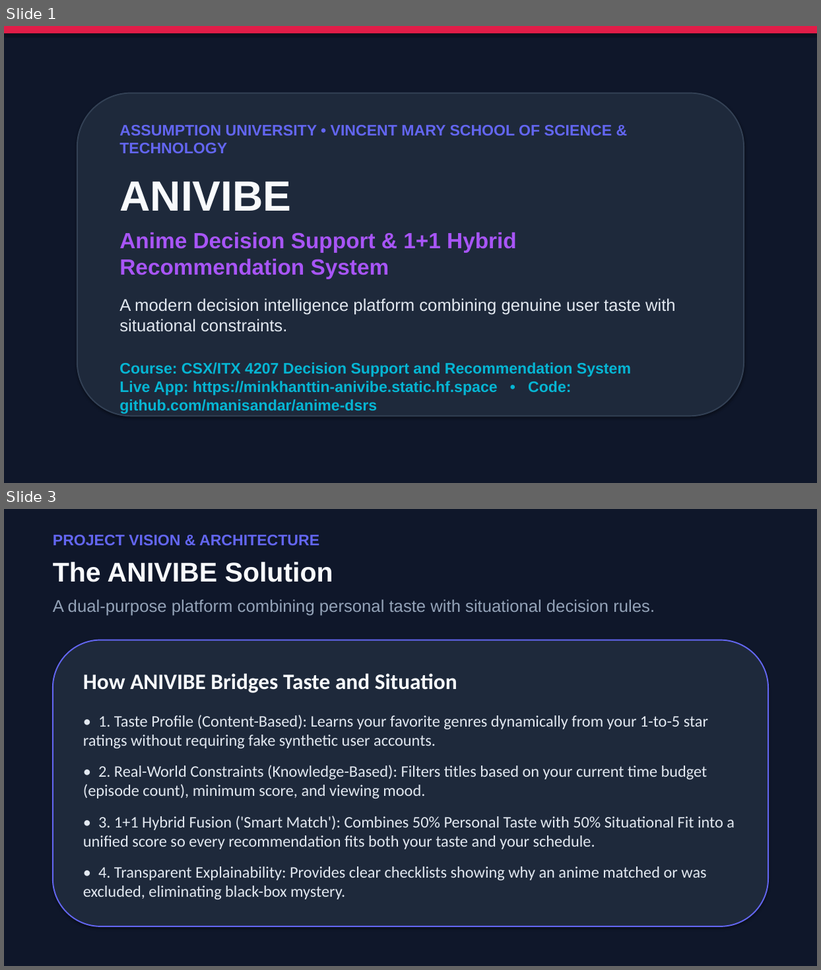
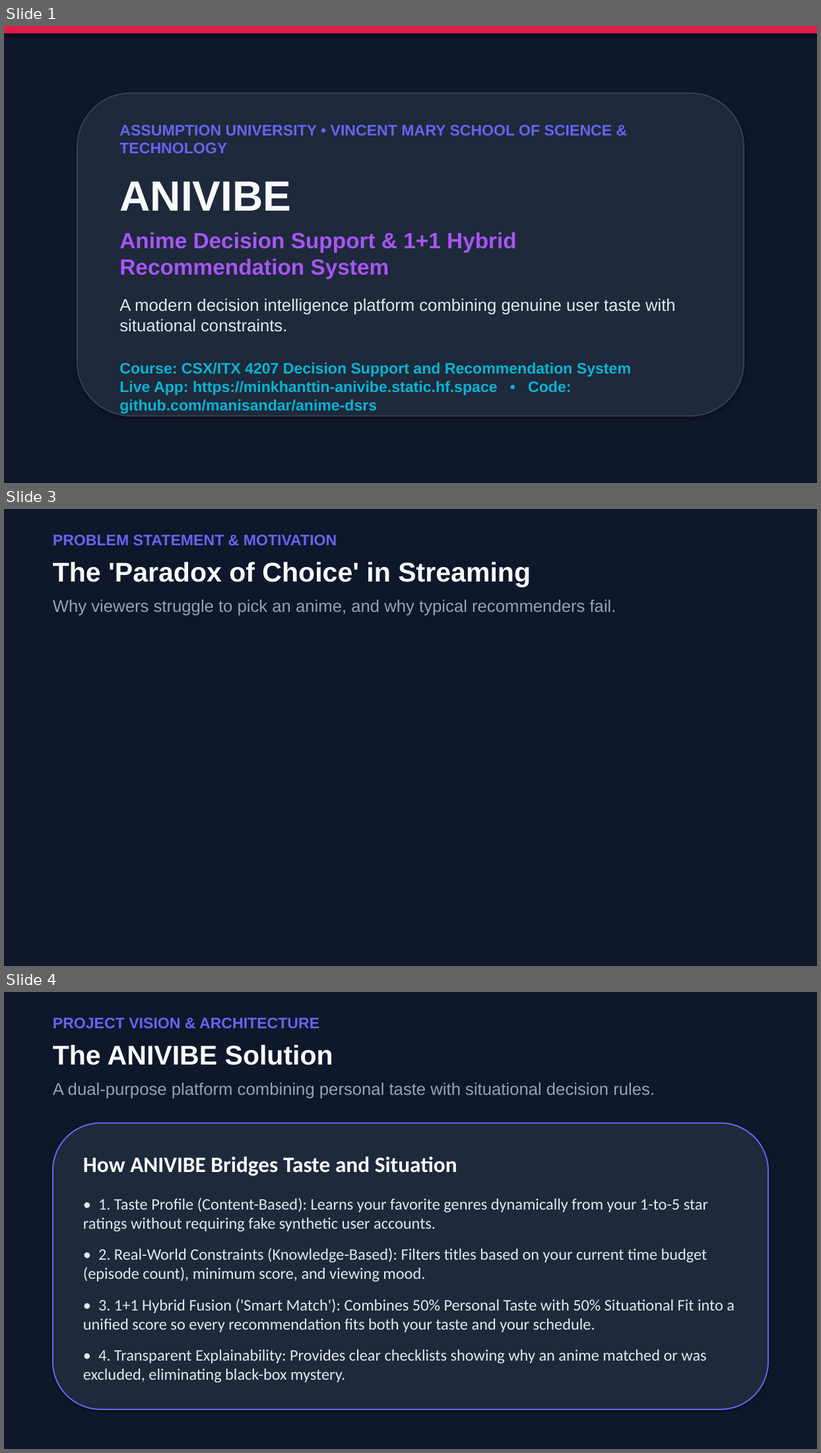
Before and after one commit to manisandar/anime-dsrs, a slide deck: ANIVIBE_Presentation.pptx. Shown one above the other, each under a label of ours: slides 1 and 3 before the commit, slides 1, 3 and 4 after it; the slides between them are not shown. The pictures are 821x970 and 821x1453 pixels, drawn with LibreOffice and Linux fonts; fonts in the diff are those of the drawing. Boxes give left, top, right and bottom in pixels: in the first picture for what was removed or moved away, otherwise in the second. Text is boxed around its words. In the diff, an @@ line names an element or a change of style, - is before the commit and + after.

```diff
--- a/ANIVIBE_Presentation.pptx
+++ b/ANIVIBE_Presentation.pptx
@@ slide 3 added at box(4, 509, 817, 966), background #FFFFFF @@
@@ rectangle added at box(4, 509, 817, 966), fill #0F172A @@
@@ text added at box(53, 535, 337, 545), 18 pt, text #6366F1, bold @@
+PROBLEM STATEMENT & MOTIVATION
@@ text added at box(53, 562, 531, 587), 32 pt, text #F8FAFC, bold @@
+The 'Paradox of Choice' in Streaming
@@ text added at box(53, 599, 616, 616), 20 pt, text #94A3B8 @@
+Why viewers struggle to pick an anime, and why typical recommenders fail.
@@ what was slide 3 is now slide 4 @@
```
Also in this commit, not shown: 2 slides changed, 1 other slide added, 1 slide removed, 11 other files.
